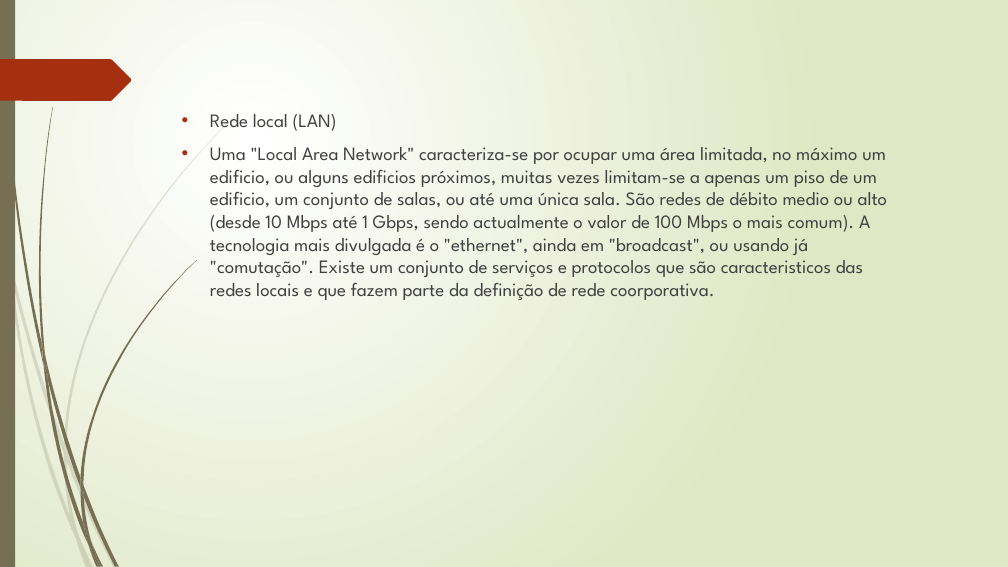
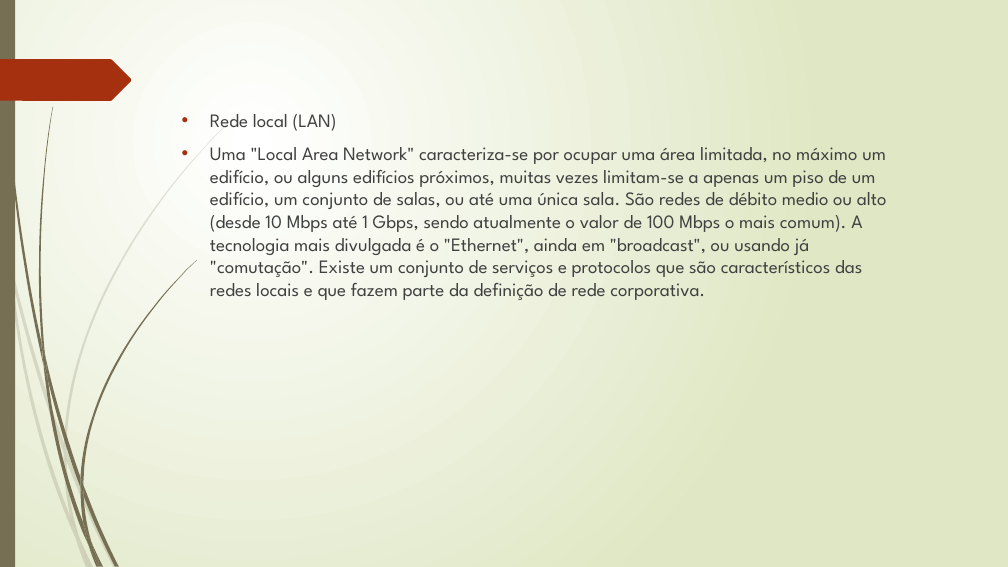
Before and after one commit to paulorenatofernandesmorgado/paulo, a slide deck: slide 14 of Tipos de redes trabalho paulomorgado.pptx. Drawn at 1008x567 pixels with LibreOffice and Linux fonts; fonts in the diff are those of the drawing. Boxes give left, top, right and bottom in pixels: in the first picture for what was removed or moved away, otherwise in the second. Text is boxed around its words. In the diff, an @@ line names an element or a change of style, - is before the commit and + after.

```diff
--- a/Tipos de redes trabalho paulomorgado.pptx
+++ b/Tipos de redes trabalho paulomorgado.pptx
@@ text at (x1=210, y1=147, x2=887, y2=300): text changed @@
-• Uma "Local Area Network" caracteriza-se por ocupar uma área limitada, no máximo um edificio, ou alguns edificios próximos, muitas vezes limitam-se a apenas um piso de um edificio, um conjunto de salas, ou até uma única sala. São redes de débito medio ou alto (desde 10 Mbps até 1 Gbps, sendo actualmente o valor de 100 Mbps o mais comum). A tecnologia mais divulgada é o "ethernet", ainda em "broadcast", ou usando já "comutação". Existe um conjunto de serviços e protocolos que são caracteristicos das redes locais e que fazem parte da definição de rede coorporativa.
+• Uma "Local Area Network" caracteriza-se por ocupar uma área limitada, no máximo um edifício, ou alguns edifícios próximos, muitas vezes limitam-se a apenas um piso de um edifício, um conjunto de salas, ou até uma única sala. São redes de débito medio ou alto (desde 10 Mbps até 1 Gbps, sendo atualmente o valor de 100 Mbps o mais comum). A tecnologia mais divulgada é o "Ethernet", ainda em "broadcast", ou usando já "comutação". Existe um conjunto de serviços e protocolos que são característicos das redes locais e que fazem parte da definição de rede corporativa.
```
Also in this commit, not shown: 7 other slides changed, 1 other file.
